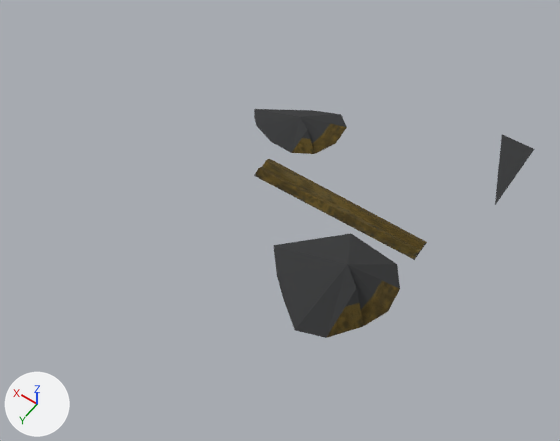
The glTF model 3DModels/Venus/Venus.gltf, before and after one commit.
Before and after are seen from a 50 mm camera at (-18.4, 40.8, 100.7) aimed at (28.4, -24.7, -2.2). The lights are fixed; the arrows at lower left show +X, +Y and +Z. Where no turn or scale is listed for an object, it has been applied to the vertices.

Objects in the first picture: 'base-col', 'cone-col', 'cone2-col', 'tube-col', 'tube2-col'.
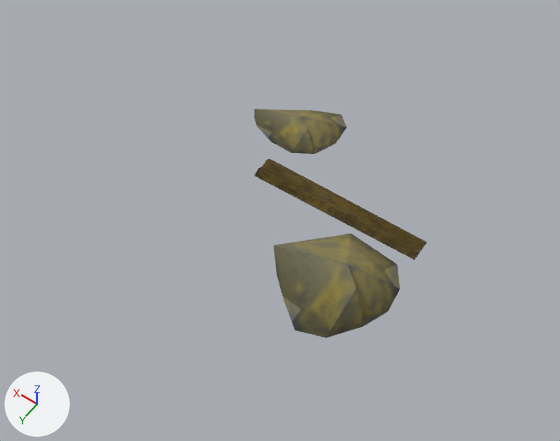
What differs and where, as boxes (x1, y1, x2, y2) in the pictures (560 x 441 px):
'cone-col', recoloured (black to yellow)
    both: (273, 233, 400, 338)
'cone2-col', recoloured (black to yellow)
    both: (254, 109, 347, 154)
'base-col', deleted
    before: (495, 134, 534, 205)

The edits, one by one:
me_mesh_1 has 12 vertices, 20 faces and spans x -8.5..12.8, y -10.4..9.7, z -0.8..6.0.
me_mesh_1 no longer uses material mat_material_1.
me_mesh_1 now uses material mat_material_0.
me_mesh_2 has 12 vertices, 20 faces and spans x -8.5..8.5, y -7.9..5.4, z -0.8..2.0.
me_mesh_2 no longer uses material mat_material_1.
me_mesh_2 now uses material mat_material_0.
Object 'base-col' (ob_base_col) is deleted.
